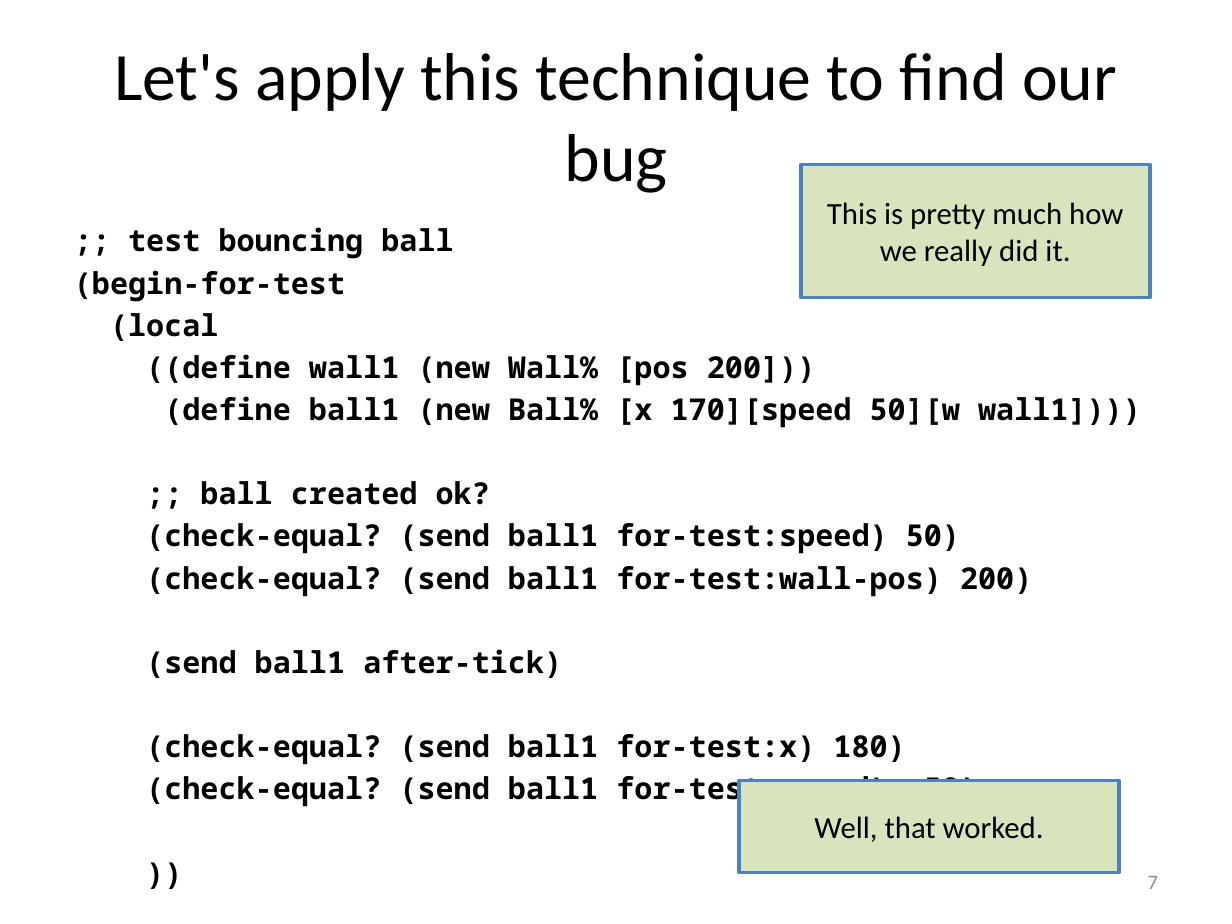
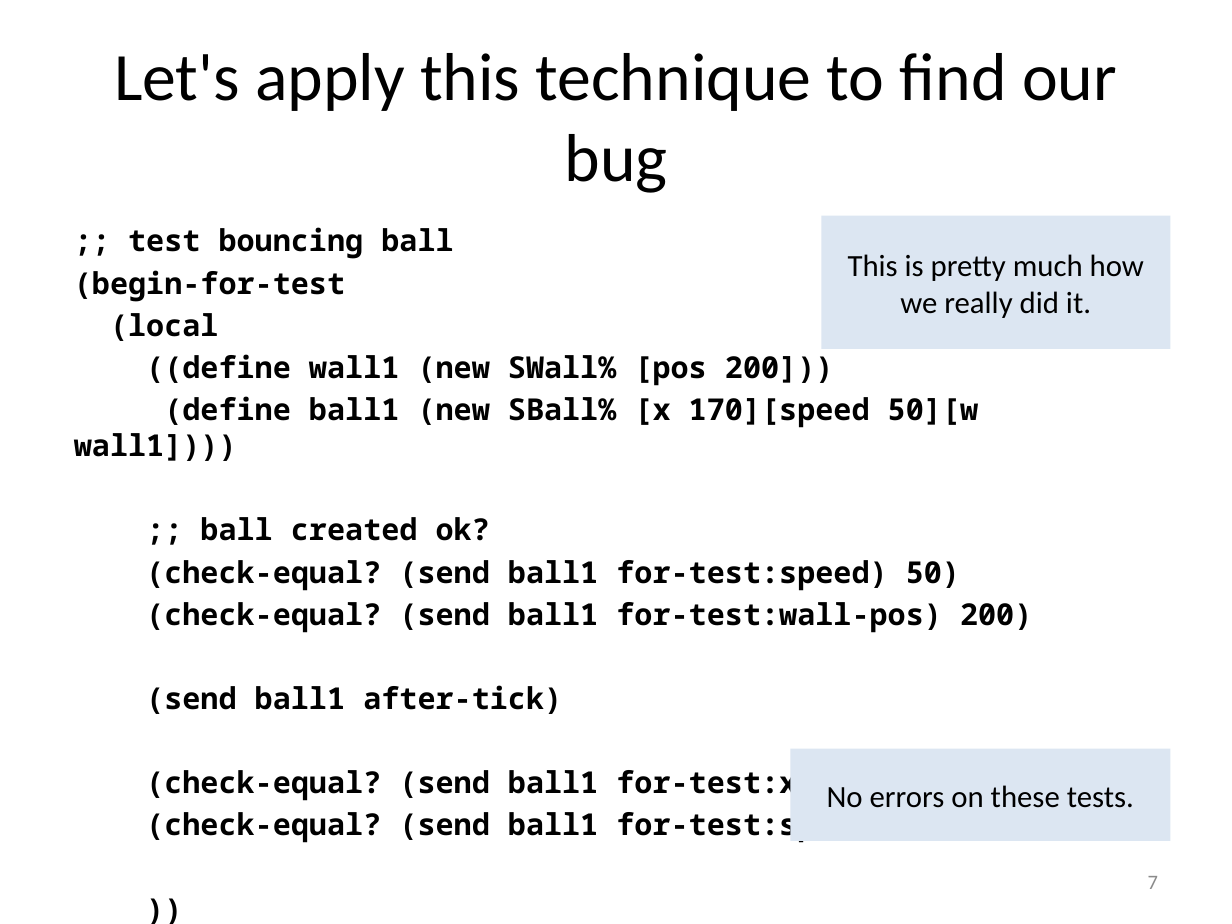
Before and after one commit to mwand/cs5010f16, a slide deck: slide 7 of Slides/Lesson 10.7 Testing Mutable Objects.pptx. Drawn at 1232x924 pixels with LibreOffice and Linux fonts; fonts in the diff are those of the drawing. Boxes give left, top, right and bottom in pixels: in the first picture for what was removed or moved away, otherwise in the second. Text is boxed around its words. In the diff, an @@ line names an element or a change of style, - is before the commit and + after.

```diff
--- a/Slides/Lesson 10.7 Testing Mutable Objects.pptx
+++ b/Slides/Lesson 10.7 Testing Mutable Objects.pptx
@@ rectangle "This is pretty much how ...": place and size @@
-rectangle "This is pretty much how ..." at [801, 164, 1149, 297]
+rectangle "This is pretty much how ..." at [822, 216, 1170, 349]
@@ rectangle "This is pretty much how ..." at [822, 216, 1170, 349]: fill #D7E4BD to #DCE6F2; outline #4F81BD 2 pt to none @@
@@ text at [74, 354, 978, 461]: text changed @@
-((define wall1 (new Wall% [pos 200]))
-(define ball1 (new Ball% [x 170][speed 50][w wall1])))
+((define wall1 (new SWall% [pos 200]))
+(define ball1 (new SBall% [x 170][speed 50][w wall1])))
@@ rectangle "No errors on these tests." at [791, 749, 1170, 841]: fill #D7E4BD to #DCE6F2; outline #4F81BD 2 pt to none @@
@@ rectangle "No errors on these tests.": place and size @@
-rectangle "No errors on these tests." at [739, 780, 1119, 872]
+rectangle "No errors on these tests." at [791, 749, 1170, 841]
@@ text in rectangle at [827, 785, 1134, 808]: text changed @@
-Well, that worked.
+No errors on these tests.
```
Also in this commit, not shown: 9 other slides changed, 8 other files.
